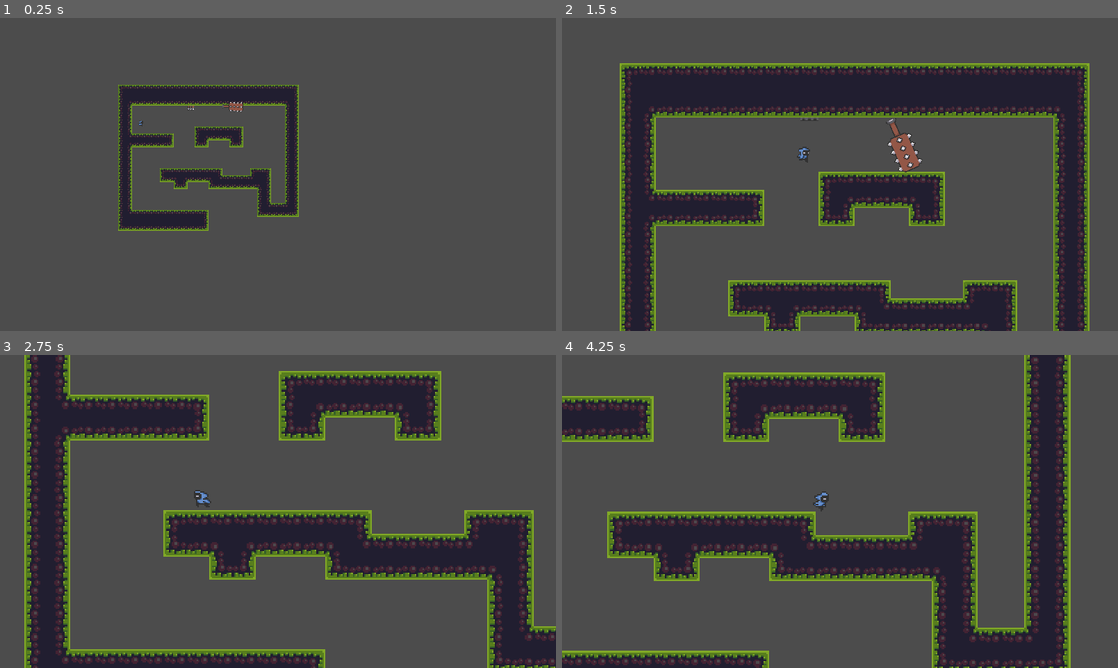
Above: before the commit, frames 1-4 (two rows, left to right).
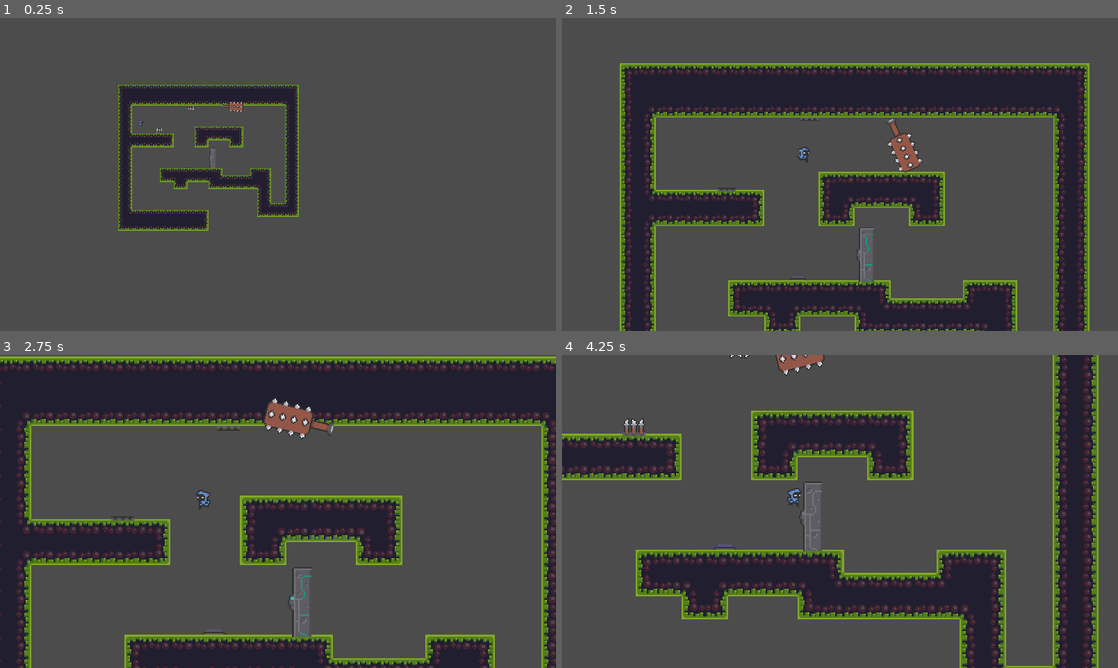
Above: after the commit, the same moments.

Repository: riltho1/Godot-repository
Game: Godot game, scene res://Scenes/World.tscn
The game is run twice, just before and just after one commit, with the same random seed, the same clock (stepped at 60 frames per second) and the same inputs. The project has no main scene, so this scene is started directly.
Inputs:
- Up to frame 1 (0.25 s): no input
- Up to frame 2 (1.5 s): hold D (right) from 0.53 s (still down); tap Z (zoom) at 0.6, 1.35 s; tap W (jump) at 0.77 s
- Up to frame 3 (2.75 s): tap W (jump) at 1.52 s; release D (right) at 2.03 s; hold A (left) from 2.03 s (still down); tap Z (zoom) at 2.1 s
- Up to frame 4 (4.25 s): release A (left) at 2.78 s; hold D (right) from 2.78 s (still down); tap Z (zoom) at 2.85, 3.6 s; tap W (jump) at 3.02, 3.77 s

The runs differ from the first frame. In frame 1, less than 0.1% of the frame differs, in the area x 28-39%, y 35-48%; in frame 2, 0.2%; in frame 3, 53%, in the area x 0-100%, y 0-100%; in frame 4, 50%.

Commit message:
Door and button nearly finished

Diff:
--- /dev/null
+++ b/Character Control/Scenes/DoorAndButton.tscn
@@ -0,0 +1,244 @@
+[gd_scene load_steps=14 format=2]
+
+[ext_resource path="res://Sprites/strange_door_closed_anim_strip_10.png" type="Texture" id=1]
+[ext_resource path="res://Sprites/buttom.png" type="Texture" id=2]
+[ext_resource path="res://Sprites/buttom_pressed.png" type="Texture" id=3]
+[ext_resource path="res://Sprites/strange_door_opening_anim_strip_14.png" type="Texture" id=4]
+[ext_resource path="res://Scripts/DoorAndButton.gd" type="Script" id=5]
+
+[sub_resource type="RectangleShape2D" id=1]
+extents = Vector2( 8, 1 )
+
+[sub_resource type="RectangleShape2D" id=2]
+extents = Vector2( 6, 2 )
+
+[sub_resource type="RectangleShape2D" id=3]
+extents = Vector2( 7, 24 )
+
+[sub_resource type="Animation" id=4]
+resource_name = "ButtonDown"
+tracks/0/type = "value"
+tracks/0/path = NodePath("Button:texture")
+tracks/0/interp = 1
+tracks/0/loop_wrap = true
+tracks/0/imported = false
+tracks/0/enabled = true
+tracks/0/keys = {
+"times": PoolRealArray( 0 ),
+"transitions": PoolRealArray( 1 ),
+"update": 1,
+"values": [ ExtResource( 3 ) ]
+}
+
+[sub_resource type="Animation" id=5]
+resource_name = "ButtonUp"
+tracks/0/type = "value"
+tracks/0/path = NodePath("Button:texture")
+tracks/0/interp = 1
+tracks/0/loop_wrap = true
+tracks/0/imported = false
+tracks/0/enabled = true
+tracks/0/keys = {
+"times": PoolRealArray( 0 ),
+"transitions": PoolRealArray( 1 ),
+"update": 1,
+"values": [ ExtResource( 2 ) ]
+}
+
+[sub_resource type="Animation" id=6]
+resource_name = "DoorClosed"
+loop = true
+tracks/0/type = "value"
+tracks/0/path = NodePath("Door:texture")
+tracks/0/interp = 1
+tracks/0/loop_wrap = true
+tracks/0/imported = false
+tracks/0/enabled = true
+tracks/0/keys = {
+"times": PoolRealArray( 0 ),
+"transitions": PoolRealArray( 1 ),
+"update": 1,
+"values": [ ExtResource( 1 ) ]
+}
+tracks/1/type = "value"
+tracks/1/path = NodePath("Door:hframes")
+tracks/1/interp = 1
+tracks/1/loop_wrap = true
+tracks/1/imported = false
+tracks/1/enabled = true
+tracks/1/keys = {
+"times": PoolRealArray( 0 ),
+"transitions": PoolRealArray( 1 ),
+"update": 1,
+"values": [ 10 ]
+}
+tracks/2/type = "value"
+tracks/2/path = NodePath("Door:frame")
+tracks/2/interp = 1
+tracks/2/loop_wrap = true
+tracks/2/imported = false
+tracks/2/enabled = true
+tracks/2/keys = {
+"times": PoolRealArray( 0, 0.1, 0.2, 0.3, 0.4, 0.5, 0.6, 0.7, 0.8, 0.9 ),
+"transitions": PoolRealArray( 1, 1, 1, 1, 1, 1, 1, 1, 1, 1 ),
+"update": 1,
+"values": [ 0, 1, 2, 3, 4, 5, 6, 7, 8, 9 ]
+}
+
+[sub_resource type="Animation" id=8]
+resource_name = "DoorOpen"
+length = 1.4
+tracks/0/type = "value"
+tracks/0/path = NodePath("Door:hframes")
+tracks/0/interp = 1
+tracks/0/loop_wrap = true
+tracks/0/imported = false
+tracks/0/enabled = true
+tracks/0/keys = {
+"times": PoolRealArray( 0 ),
+"transitions": PoolRealArray( 1 ),
+"update": 1,
+"values": [ 14 ]
+}
+tracks/1/type = "value"
+tracks/1/path = NodePath("Door:texture")
+tracks/1/interp = 1
+tracks/1/loop_wrap = true
+tracks/1/imported = false
+tracks/1/enabled = true
+tracks/1/keys = {
+"times": PoolRealArray( 0 ),
+"transitions": PoolRealArray( 1 ),
+"update": 1,
+"values": [ ExtResource( 4 ) ]
+}
+tracks/2/type = "value"
+tracks/2/path = NodePath("Door:frame")
+tracks/2/interp = 1
+tracks/2/loop_wrap = true
+tracks/2/imported = false
+tracks/2/enabled = true
+tracks/2/keys = {
+"times": PoolRealArray( 0, 0.1, 0.2, 0.3, 0.4, 0.5, 0.6, 0.7, 0.8, 0.9, 1, 1.1, 1.2, 1.3 ),
+"transitions": PoolRealArray( 1, 1, 1, 1, 1, 1, 1, 1, 1, 1, 1, 1, 1, 1 ),
+"update": 1,
+"values": [ 0, 1, 2, 3, 4, 5, 6, 7, 8, 9, 10, 11, 12, 13 ]
+}
+tracks/3/type = "value"
+tracks/3/path = NodePath("Button/Area2D/CollisionShape2D:disabled")
+tracks/3/interp = 1
+tracks/3/loop_wrap = true
+tracks/3/imported = false
+tracks/3/enabled = true
+tracks/3/keys = {
+"times": PoolRealArray( 0 ),
+"transitions": PoolRealArray( 1 ),
+"update": 1,
+"values": [ false ]
+}
+
+[sub_resource type="Animation" id=7]
+length = 0.001
+tracks/0/type = "value"
+tracks/0/path = NodePath("Button:texture")
+tracks/0/interp = 1
+tracks/0/loop_wrap = true
+tracks/0/imported = false
+tracks/0/enabled = true
+tracks/0/keys = {
+"times": PoolRealArray( 0 ),
+"transitions": PoolRealArray( 1 ),
+"update": 0,
+"values": [ ExtResource( 2 ) ]
+}
+tracks/1/type = "value"
+tracks/1/path = NodePath("Door:texture")
+tracks/1/interp = 1
+tracks/1/loop_wrap = true
+tracks/1/imported = false
+tracks/1/enabled = true
+tracks/1/keys = {
+"times": PoolRealArray( 0 ),
+"transitions": PoolRealArray( 1 ),
+"update": 0,
+"values": [ ExtResource( 1 ) ]
+}
+tracks/2/type = "value"
+tracks/2/path = NodePath("Door:hframes")
+tracks/2/interp = 1
+tracks/2/loop_wrap = true
+tracks/2/imported = false
+tracks/2/enabled = true
+tracks/2/keys = {
+"times": PoolRealArray( 0 ),
+"transitions": PoolRealArray( 1 ),
+"update": 0,
+"values": [ 10 ]
+}
+tracks/3/type = "value"
+tracks/3/path = NodePath("Door:frame")
+tracks/3/interp = 1
+tracks/3/loop_wrap = true
+tracks/3/imported = false
+tracks/3/enabled = true
+tracks/3/keys = {
+"times": PoolRealArray( 0 ),
+"transitions": PoolRealArray( 1 ),
+"update": 0,
+"values": [ 0 ]
+}
+tracks/4/type = "value"
+tracks/4/path = NodePath("Button/Area2D/CollisionShape2D:disabled")
+tracks/4/interp = 1
+tracks/4/loop_wrap = true
+tracks/4/imported = false
+tracks/4/enabled = true
+tracks/4/keys = {
+"times": PoolRealArray( 0 ),
+"transitions": PoolRealArray( 1 ),
+"update": 0,
+"values": [ false ]
+}
+
+[node name="DoorAndButton" type="Node2D"]
+script = ExtResource( 5 )
+
+[node name="Button" type="Sprite" parent="."]
+position = Vector2( 4, 1 )
+texture = ExtResource( 2 )
+__meta__ = {
+"_edit_group_": true
+}
+
+[node name="Button" type="StaticBody2D" parent="Button"]
+
+[node name="CollisionShape2D" type="CollisionShape2D" parent="Button/Button"]
+position = Vector2( 0, 1 )
+shape = SubResource( 1 )
+
+[node name="Area2D" type="Area2D" parent="Button"]
+
+[node name="CollisionShape2D" type="CollisionShape2D" parent="Button/Area2D"]
+position = Vector2( 0, -2 )
+shape = SubResource( 2 )
+
+[node name="Door" type="Sprite" parent="."]
+position = Vector2( 80, -14 )
+texture = ExtResource( 1 )
+hframes = 10
+__meta__ = {
+"_edit_group_": true
+}
+
+[node name="Door" type="StaticBody2D" parent="Door"]
+
+[node name="CollisionShape2D" type="CollisionShape2D" parent="Door/Door"]
+position = Vector2( 1, 0 )
+shape = SubResource( 3 )
+
+[node name="AnimationPlayer" type="AnimationPlayer" parent="."]
+anims/ButtonDown = SubResource( 4 )
+anims/ButtonUp = SubResource( 5 )
+anims/DoorClosed = SubResource( 6 )
+anims/DoorOpen = SubResource( 8 )
+anims/RESET = SubResource( 7 )
--- a/Character Control/Scenes/Player.tscn
+++ b/Character Control/Scenes/Player.tscn
@@ -3,8 +3,9 @@
 [ext_resource path="res://Sprites/herochar_spritesheet(new).png" type="Texture" id=1]
 [ext_resource path="res://Scripts/Player.gd" type="Script" id=2]
 
-[sub_resource type="RectangleShape2D" id=1]
-extents = Vector2( 4, 6.5 )
+[sub_resource type="CapsuleShape2D" id=10]
+radius = 5.0
+height = 3.0
 
 [sub_resource type="Animation" id=2]
 resource_name = "Attack"
@@ -153,7 +154,7 @@
 
 [node name="BodyCollider" type="CollisionShape2D" parent="."]
 position = Vector2( -3, 4.5 )
-shape = SubResource( 1 )
+shape = SubResource( 10 )
 
 [node name="AnimationPlayer" type="AnimationPlayer" parent="."]
 anims/Attack = SubResource( 2 )
--- a/Character Control/Scenes/SkipeTrap.tscn
+++ b/Character Control/Scenes/SkipeTrap.tscn
@@ -62,7 +62,7 @@
 "values": [ true, false, true ]
 }
 
-[node name="Area2D" type="Area2D"]
+[node name="SpikeTrap" type="Area2D"]
 script = ExtResource( 2 )
 
 [node name="CollisionShape2D" type="CollisionShape2D" parent="."]
--- a/Character Control/Scenes/World.tscn
+++ b/Character Control/Scenes/World.tscn
@@ -1,10 +1,11 @@
-[gd_scene load_steps=30 format=2]
+[gd_scene load_steps=31 format=2]
 
 [ext_resource path="res://Scenes/Player.tscn" type="PackedScene" id=1]
 [ext_resource path="res://Scripts/Camera.gd" type="Script" id=2]
 [ext_resource path="res://Sprites/tileset.png" type="Texture" id=3]
 [ext_resource path="res://Scenes/Swinging Trap.tscn" type="PackedScene" id=4]
 [ext_resource path="res://Scenes/SkipeTrap.tscn" type="PackedScene" id=5]
+[ext_resource path="res://Scenes/DoorAndButton.tscn" type="PackedScene" id=6]
 
 [sub_resource type="ConvexPolygonShape2D" id=3]
 points = PoolVector2Array( 0, 0, 16, 0, 16, 16, 0, 16 )
@@ -258,5 +259,22 @@
 [node name="Swinging Trap" parent="." instance=ExtResource( 4 )]
 position = Vector2( 240, 50 )
 
-[node name="Area2D" parent="." instance=ExtResource( 5 )]
+[node name="Roof Spike" parent="." instance=ExtResource( 5 )]
 position = Vector2( 168, 56 )
+
+[node name="Floor Spike" parent="." instance=ExtResource( 5 )]
+position = Vector2( 95, 105 )
+rotation = 3.14159
+
+[node name="DoorAndButton" parent="Floor Spike" instance=ExtResource( 6 )]
+position = Vector2( -39, -82 )
+
+[node name="Button" parent="Floor Spike/DoorAndButton" index="0"]
+position = Vector2( -24, -3 )
+rotation = 3.14159
+
+[node name="Door" parent="Floor Spike/DoorAndButton" index="1"]
+position = Vector2( -83, 18 )
+rotation = 3.14159
+
+[editable path="Floor Spike/DoorAndButton"]
--- /dev/null
+++ b/Character Control/Scripts/DoorAndButton.gd
@@ -0,0 +1,11 @@
+extends Node2D
+
+func _ready():
+	$AnimationPlayer.play("ButtonUp")
+	$AnimationPlayer.play("DoorClosed")
+
+
+func _on_Area2D_body_entered(body):
+	if body.is_in_group("Player"):
+		$AnimationPlayer.play("ButtonDown")
+		$AnimationPlayer.play("DoorOpen")
Binary file added: Character Control/Sprites/buttom.png
Not shown, added: Character Control/Sprites/buttom.png.import
Binary file added: Character Control/Sprites/buttom_pressed.png
Not shown, added: Character Control/Sprites/buttom_pressed.png.import
Binary file added: Character Control/Sprites/strange_door_closed_anim_strip_10.png
Not shown, added: Character Control/Sprites/strange_door_closed_anim_strip_10.png.import
Binary file added: Character Control/Sprites/strange_door_opening_anim_strip_14.png
Not shown, added: Character Control/Sprites/strange_door_opening_anim_strip_14.png.import
